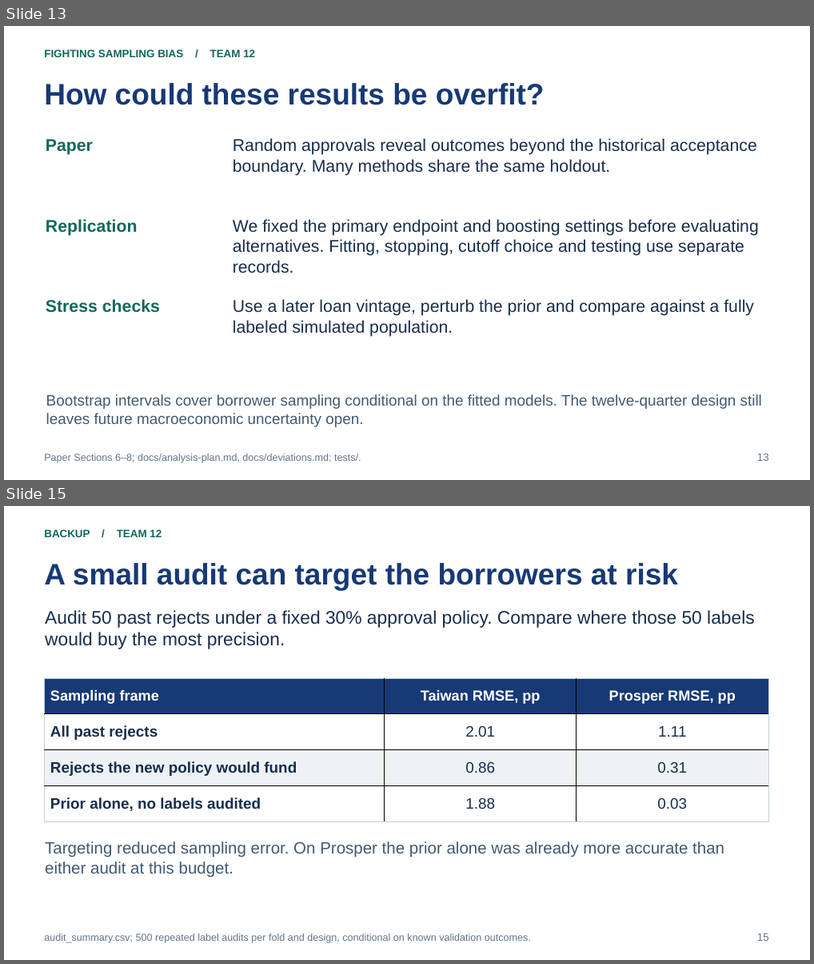
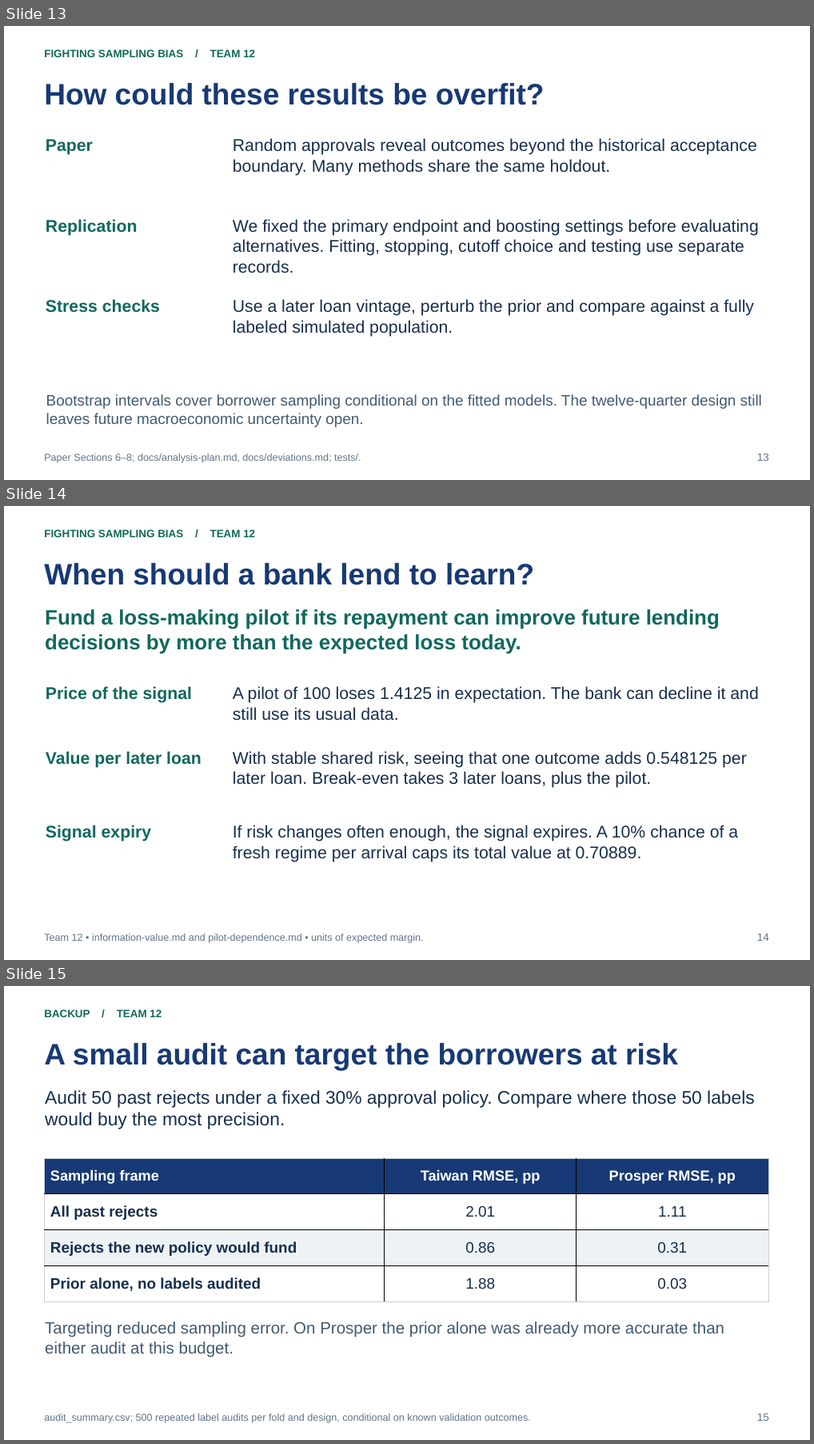
Before and after one commit to bigpurota/paper11, a slide deck: slides/paper11.pptx. Shown one above the other, each under a label of ours: slides 13 and 15 before the commit, slides 13, 14 and 15 after it; the slides between them are not shown. The pictures are 814x964 and 814x1444 pixels, drawn with LibreOffice and Linux fonts; fonts in the diff are those of the drawing. Boxes give left, top, right and bottom in pixels: in the first picture for what was removed or moved away, otherwise in the second. Text is boxed around its words. In the diff, an @@ line names an element or a change of style, - is before the commit and + after.

Commit message:
Price a pilot repayment signal and replay lending on SBA 504 cohorts

```diff
--- a/slides/paper11.pptx
+++ b/slides/paper11.pptx
@@ slide 14 added at (4, 506, 810, 960), background #FFFFFF @@
@@ text added at (44, 529, 255, 537), 12.8 pt, text #11685D, bold @@
+FIGHTING SAMPLING BIAS / TEAM 12
@@ text added at (44, 563, 534, 585), 35.2 pt, text #173975, bold @@
+When should a bank lend to learn?
@@ text added at (45, 609, 720, 654), 24.8 pt, text #11685D, bold @@
+Fund a loss-making pilot if its repayment can improve future lending decisions by more than the expected loss today.
@@ text added at (46, 686, 192, 703), 20.2 pt, text #11685D, bold @@
+Price of the signal
@@ text added at (233, 686, 758, 720), 20.2 pt, text #172E4D @@
+A pilot of 100 loses 1.4125 in expectation. The bank can decline it and still use its usual data.
@@ text added at (46, 751, 202, 768), 20.2 pt, text #11685D, bold @@
+Value per later loan
@@ text added at (233, 751, 747, 788), 20.2 pt, text #172E4D @@
+With stable shared risk, seeing that one outcome adds 0.548125 per later loan. Break-even takes 3 later loans, plus the pilot.
@@ text added at (46, 824, 152, 841), 20.2 pt, text #11685D, bold @@
+Signal expiry
@@ text added at (233, 824, 738, 862), 20.2 pt, text #172E4D @@
+If risk changes often enough, the signal expires. A 10% chance of a fresh regime per arrival caps its total value at 0.70889.
@@ text added at (44, 933, 424, 943), 12 pt, text #627588 @@
+Team 12 • information-value.md and pilot-dependence.md • units of expected margin.
@@ text added at (758, 933, 770, 940), 12.8 pt, text #627588 @@
+14
```
Also in this commit, not shown: 1 slide changed, 2 other slides added, 1 slide removed, 33 other files.
